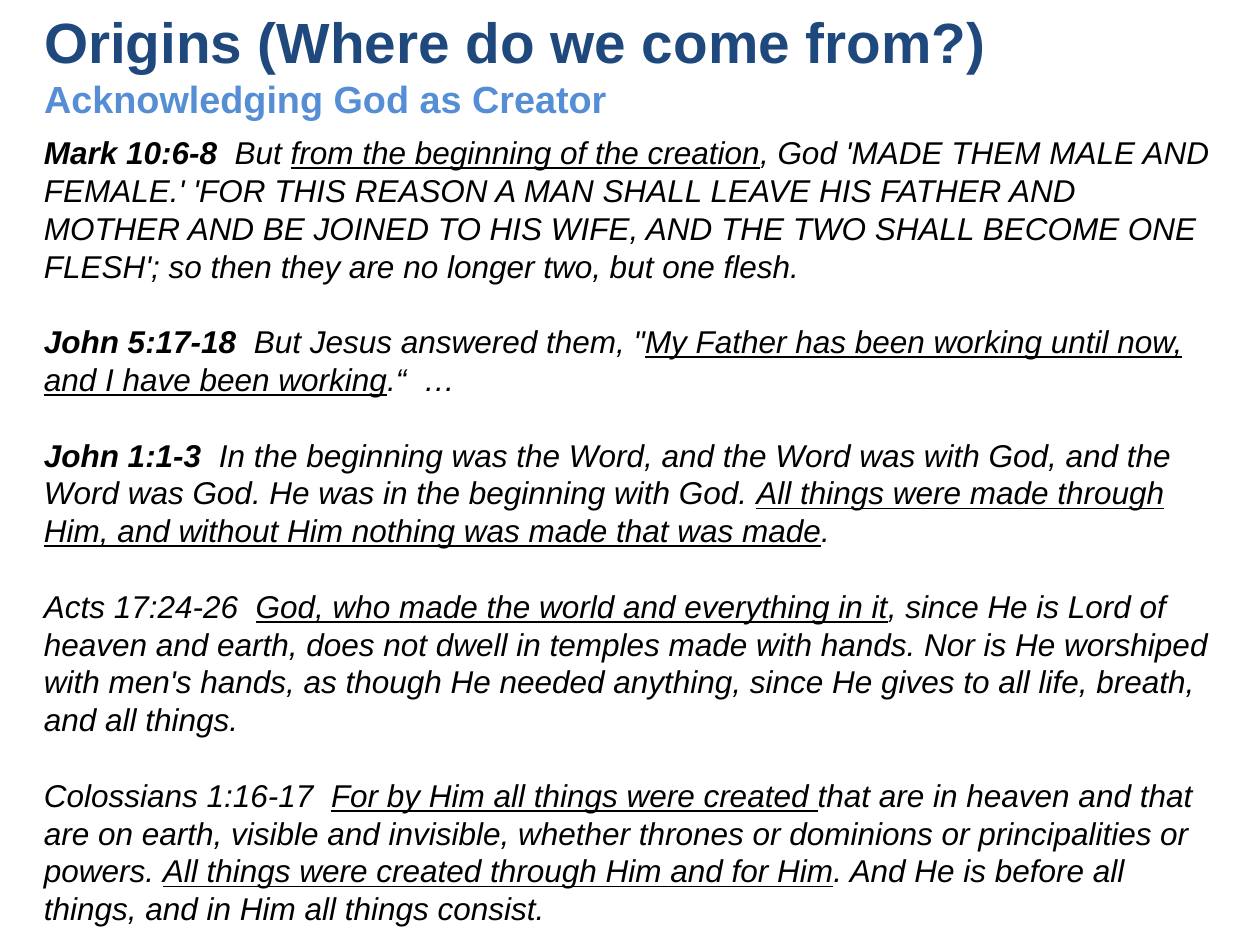
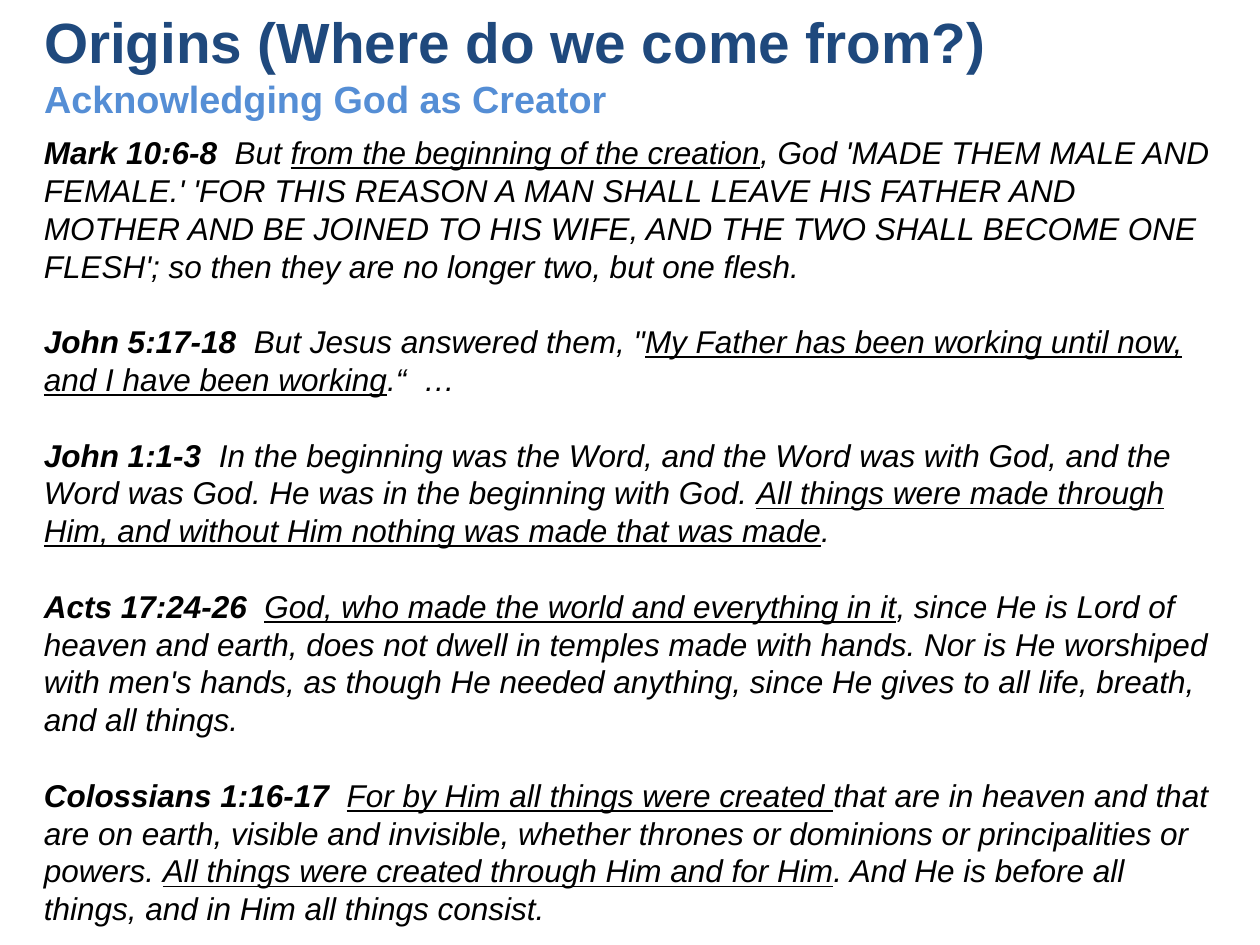
Before and after one commit to UsefulEngines/EvangelismPublic, a slide deck: slide 4 of 2024-Q4/2024-12-08/2024-12-08-Psalms.pptx. Drawn at 1260x945 pixels with LibreOffice and Linux fonts; fonts in the diff are those of the drawing. Boxes give left, top, right and bottom in pixels: in the first picture for what was removed or moved away, otherwise in the second. Text is boxed around its words. In the diff, an @@ line names an element or a change of style, - is before the commit and + after.

```diff
--- a/2024-Q4/2024-12-08/2024-12-08-Psalms.pptx
+++ b/2024-Q4/2024-12-08/2024-12-08-Psalms.pptx
@@ text at <box>44,595,1208,926</box>: bold on in "Acts 17:24-26", "Colossians 1:16-17" @@
```
Also in this commit, not shown: 2 other slides changed, 1 other file.
